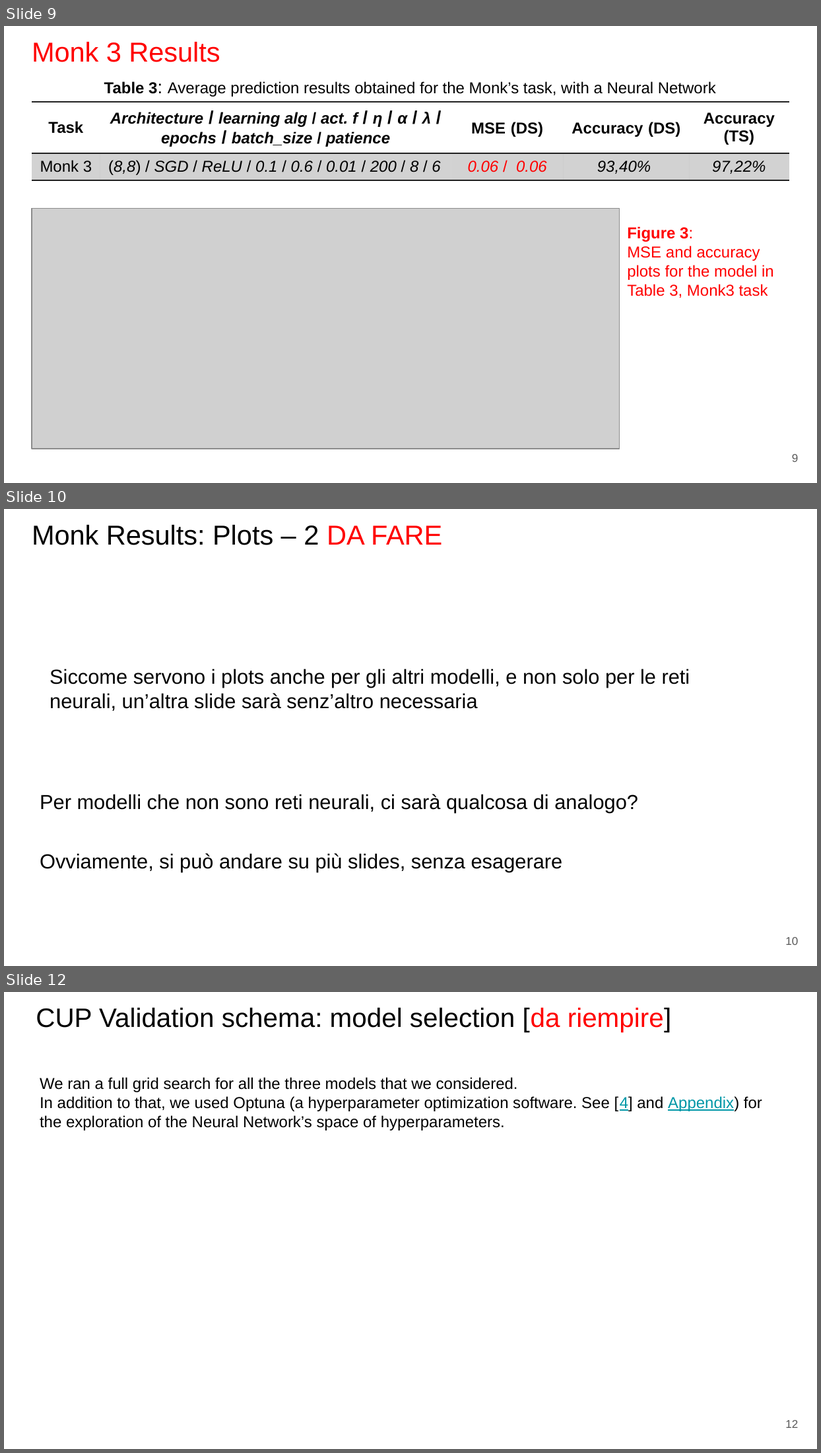
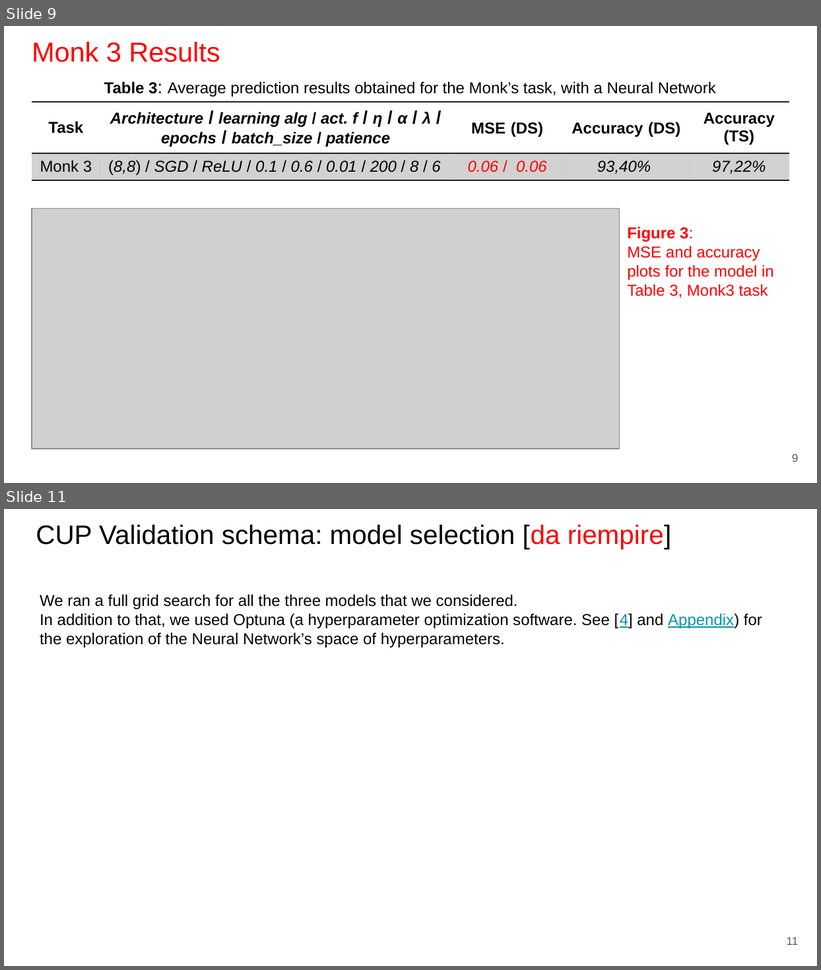
Before and after one commit to paolo-junior-mollica/machine-learning-project, a slide deck: relazione/ML-2023-PRJ-Slides-Demo.pptx. Shown one above the other, each under a label of ours: slides 9, 10 and 12 before the commit, slides 9 and 11 after it; the slides between them are not shown. The pictures are 821x1453 and 821x970 pixels, drawn with LibreOffice and Linux fonts; fonts in the diff are those of the drawing; grey boxes stand for pictures. Boxes give left, top, right and bottom in pixels: in the first picture for what was removed or moved away, otherwise in the second. Text is boxed around its words. In the diff, an @@ line names an element or a change of style, - is before the commit and + after.

```diff
--- a/relazione/ML-2023-PRJ-Slides-Demo.pptx
+++ b/relazione/ML-2023-PRJ-Slides-Demo.pptx
@@ slide 10 removed at bbox=[4, 509, 817, 966], background #FFFFFF @@
@@ title removed at bbox=[32, 525, 442, 545] @@
-Monk Results: Plots – 2 DA FARE
@@ text removed at bbox=[50, 669, 690, 711] @@
-Siccome servono i plots anche per gli altri modelli, e non solo per le reti neurali, un’altra slide sarà senz’altro necessaria
@@ text removed at bbox=[40, 794, 638, 813] @@
-Per modelli che non sono reti neurali, ci sarà qualcosa di analogo?
@@ text removed at bbox=[40, 854, 563, 872] @@
-Ovviamente, si può andare su più slides, senza esagerare
@@ page number removed at bbox=[785, 937, 798, 945] @@
-10
@@ what was slide 12 is now slide 11 @@
@@ page number at bbox=[787, 937, 799, 945]: text changed @@
-12
+11
```
Also in this commit, not shown: 8 slides changed.
